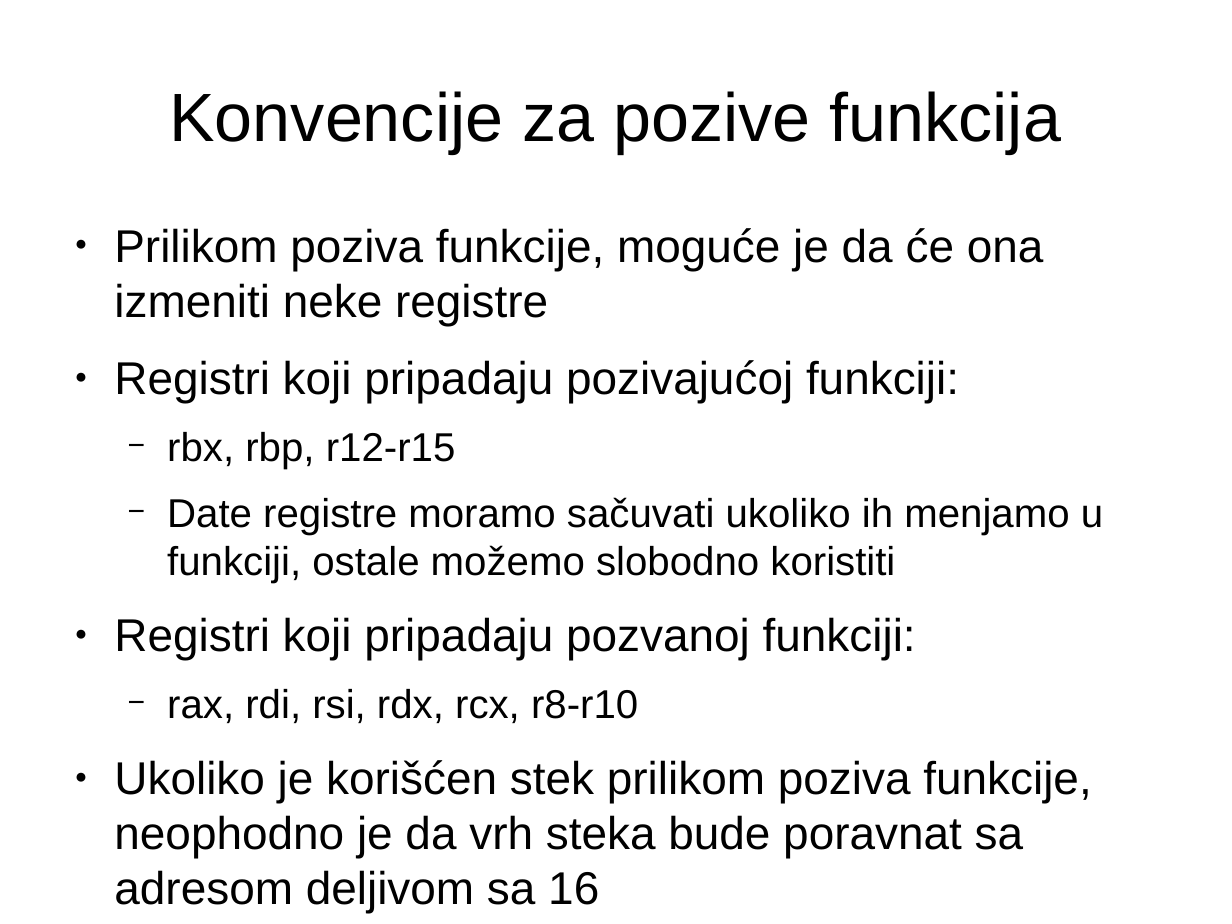
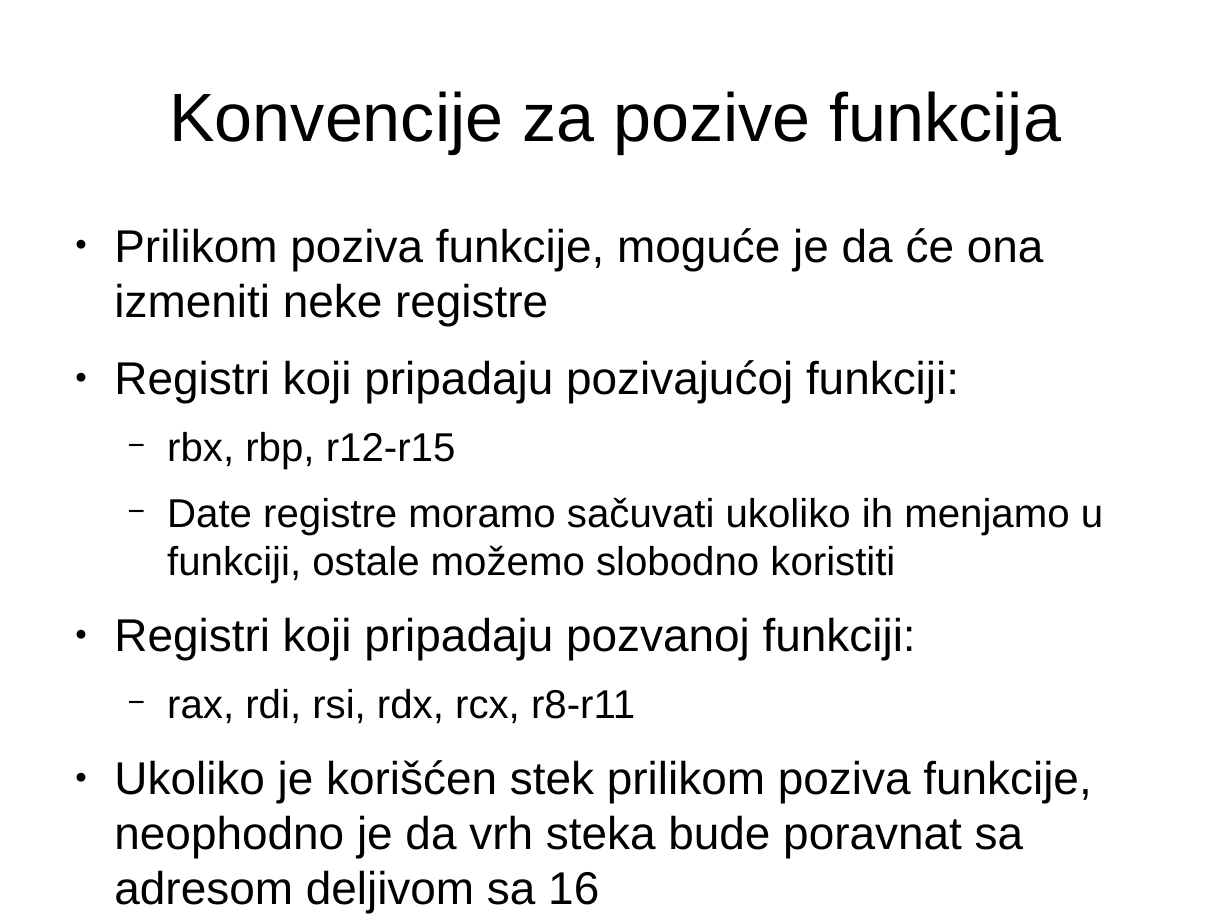
Before and after one commit to NikolaMilev/assembler-prezentacije, a slide deck: slide 16 of cas01/prez.odp. Drawn at 1232x924 pixels with LibreOffice and Linux fonts; fonts in the diff are those of the drawing. Boxes give left, top, right and bottom in pixels: in the first picture for what was removed or moved away, otherwise in the second. Text is boxed around its words. In the diff, an @@ line names an element or a change of style, - is before the commit and + after.

```diff
--- a/cas01/prez.odp
+++ b/cas01/prez.odp
@@ text at [167, 689, 635, 723]: text changed @@
-  − rax, rdi, rsi, rdx, rcx, r8-r10
+  − rax, rdi, rsi, rdx, rcx, r8-r11
```
Also in this commit, not shown: 5 other files.
